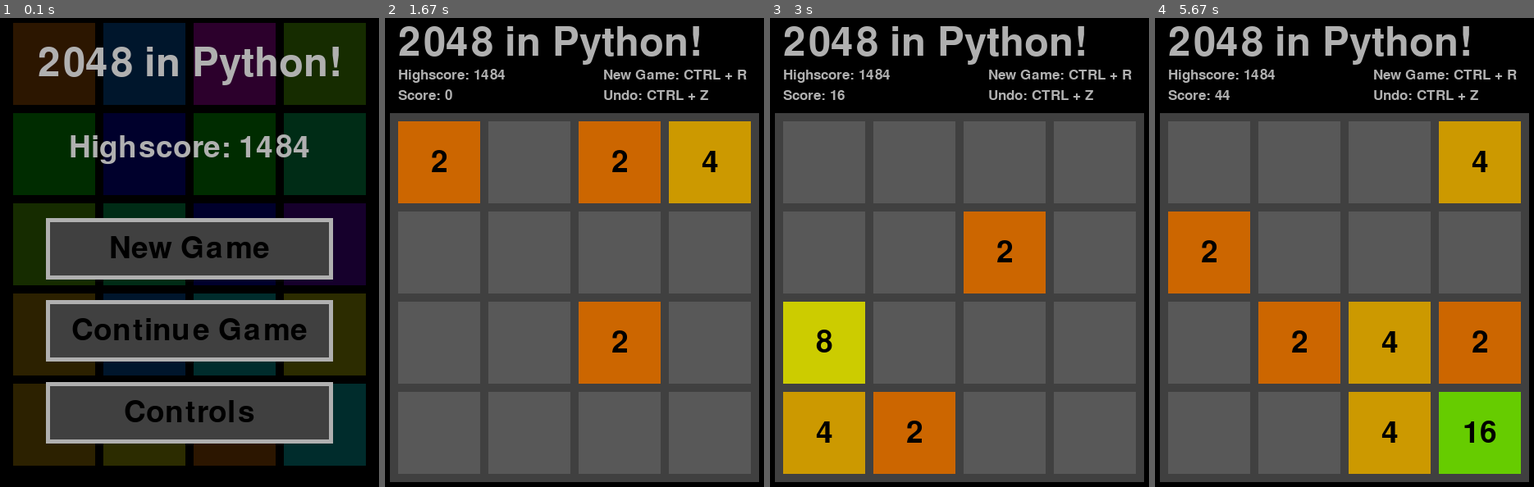
Above: before the commit, frames 1-4 (left to right).
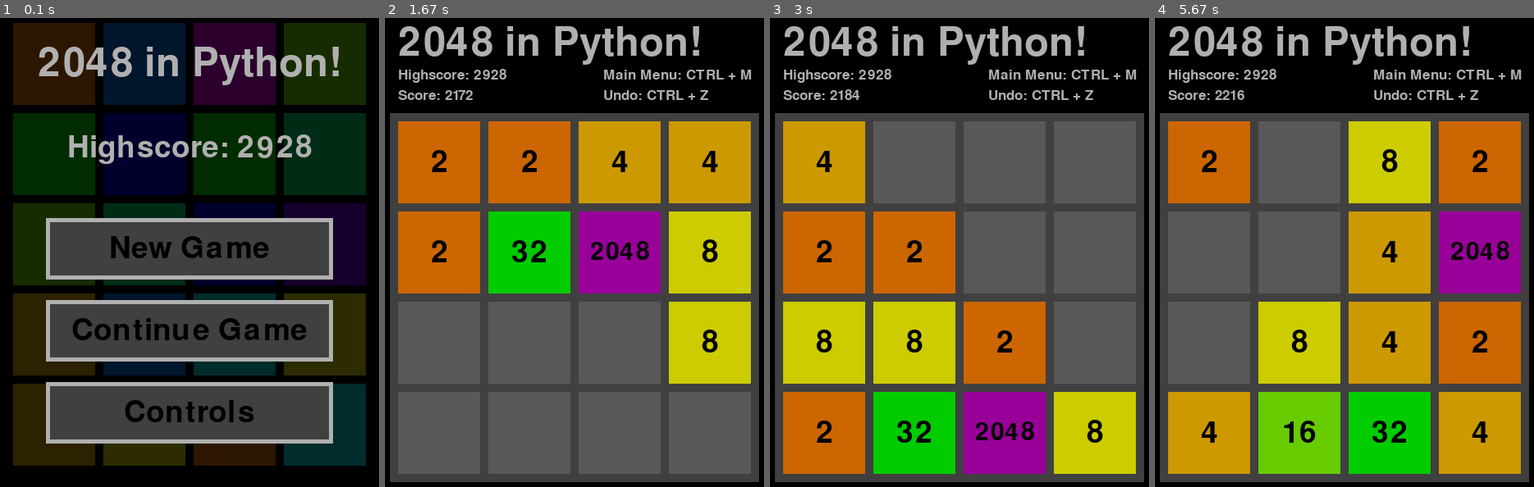
Above: after the commit, the same moments.

Repository: BubbaTLC/Pygame-2048
Game: pygame game, started from main.py
The game is run twice, just before and just after one commit, with the same random seed, the same clock (stepped at 60 frames per second) and the same inputs.
Inputs (mouse positions are in pixels of both pictures, inside the frame that each line leads up to):
- Up to frame 1 (0.1 s): no input
- Up to frame 2 (1.67 s): click "Continue Game" at 0.38 s; click (574, 411) at 0.72 s, where only the run after the commit has a clickable "2"; hold Right 1-1.47 s; move the mouse to (699, 233) at 1.03 s; hold Up from 1.5 s (still down)
- Up to frame 3 (3 s): release Up at 1.8 s; hold Right 1.83-2.3 s; hold Left 2.33-2.87 s; hold Down from 2.9 s (still down)
- Up to frame 4 (5.67 s): release Down at 3.2 s; hold Left 3.23-3.63 s; hold Up 3.67-4.03 s; hold Right 4.07-4.7 s; hold Down 4.73-5.1 s; hold Left 5.13-5.6 s; hold Right from 5.63 s (still down)

The runs differ from the first frame. In frame 1, 1.2% of the frame differs, in the area x 18-83%, y 24-32%; in frame 2, 31%; in frame 3, 38%; in frame 4, 42%, in the area x 3-97%, y 10-98%.

Commit message:
Changed Restart game to main menu page. Fixed game saving and loading bugs. --BC

Diff:
--- a/data/highscore.txt
+++ b/data/highscore.txt
@@ -1 +1 @@
-1484
+2928
--- a/main.py
+++ b/main.py
@@ -20,7 +20,6 @@
 
     def run(self):
         """Run the main event loop."""
-        self.board.read_board()
         activeScene = MenuScene(self.screen, self.board)
         clock = pygame.time.Clock()
 
@@ -32,8 +31,7 @@
             for event in pygame.event.get():
                 if event.type == pygame.QUIT:
                     self.running = False
-                    self.board.write_highscore()
-                    self.board.write_board()
+                    self.board.save_game()
 
                 if not self.running:
                     activeScene.Terminate()
--- a/ui.py
+++ b/ui.py
@@ -31,19 +31,19 @@
         for i in range(len(choice)):
             self.tiles[i] = choice[i]
         np.random.shuffle(self.tiles)
-        # self.tiles[0] = 1024
-        # self.tiles[1] = 1024
+        self.tiles[0] = 1024
+        self.tiles[1] = 1024
 
         self.width = width
         self.height = height
         self.choice = choice
         self.score = score
         self.highscore = 0
-        self.read_highscore()
         self.endTile = endTile
         self.lastScore = score
         self.lastTiles = self.tiles.copy()
         self.endless = False
+        self.read_highscore()
 
     def restart(self):
         self.__init__()
@@ -94,14 +94,12 @@
         """
         if self.endless: # If it is in endless mode
             if self.can_move():
-                self.write_highscore()
                 return False
             else:
                 self.endless = False
                 return True
         else:
             if len(np.where(self.tiles == self.endTile)[0]):
-                self.write_highscore()
                 return True
 
             if self.can_move():
@@ -242,6 +240,7 @@
             line = f.readline()
             f.close()
             self.highscore = int(line)
+            print(f"Read Highscore: {self.highscore}")
         except ValueError:
             self.highscore = 0
 
@@ -249,8 +248,9 @@
         try:
             if self.highscore <= self.score:
                 f = open(file, "wt")
-                f.writelines(f"{self.score}")
+                f.writelines(f"{self.highscore}")
                 f.close()
+                print(f"Wrote Highscore: {self.highscore}")
         except:
             pass
 
@@ -272,6 +272,18 @@
             print(f"Wrote Board {a}")
         except:
             print('Error Saving Board')
+
+    def save_game(self):
+        self.write_highscore()
+        self.write_board()
+
+    def load_game(self):
+        self.read_highscore()
+        self.read_board()
+
+    def continue_game(self):
+        self.tiles = self.lastTiles
+        self.score = self.lastScore
 
 class Text:
     """Create a text object."""
@@ -373,6 +385,7 @@
     def __init__(self, screen, board):
         Scene.__init__(self, screen)
         self.board = board
+        self.board.load_game()
         self.btnNewGame = Button(text="New Game")
         self.btnContinueGame = Button(text="Continue Game")
         self.btnControls = Button(text="Controls")
@@ -381,13 +394,12 @@
         for event in events:
             if (event.type == pygame.MOUSEBUTTONDOWN and event.button == 1):
                 if self.btnNewGame.button_clicked(event):
-                    self.board.lastTiles = self.board.tiles
-                    self.board.lastScore = self.board.score
+                    self.board.restart()
                     self.SwitchToScene(GameScene(self.screen, self.board))
 
                 if self.btnContinueGame.button_clicked(event):
-                    self.board.tiles = self.board.lastTiles
-                    self.board.score = self.board.lastScore
+                    self.board.load_game()
+                    self.board.continue_game()
                     self.SwitchToScene(GameScene(self.screen, self.board))
 
                 if self.btnControls.button_clicked(event):
@@ -432,7 +444,7 @@
             (pygame.K_LEFT):    'self.board.move_left()',
             (pygame.K_RIGHT):   'self.board.move_right()',
             (pygame.K_z, 4160): 'self.board.tiles = self.board.lastTiles.copy()\nself.board.score = self.board.lastScore',
-            (pygame.K_r, 4160): 'self.board.restart()\nself.board.write_board()\nself.board.write_highscore()\n',
+            (pygame.K_m, 4160): 'self.board.save_game()\nself.SwitchToScene(MenuScene(self.screen, self.board))',
             (pygame.K_a, 4161): 'print("ctrl+shift+a")',
         }
 
@@ -440,9 +452,9 @@
         for event in events:
             if event.type == pygame.KEYDOWN:
                 self.do_shortcut(event)
-                self.board.write_highscore()
 
             if self.board.is_game_over():
+                self.board.save_game()
                 self.SwitchToScene(EndScene(self.screen, self.board))
                 if self.board.can_move():
                     self.board.endless = True
@@ -491,7 +503,7 @@
         # Display Controls
         undo = Text(f'Undo: CTRL + Z',pos=((self.WIDTH//2)+35,self.TILE_SIZE), fontcolor=COLORS['LIGHT_GRAY'], fontsize=25)
         undo.draw(self.screen)
-        restart = Text(f'New Game: CTRL + R',pos=((self.WIDTH//2)+35,self.TILE_SIZE-25), fontcolor=COLORS['LIGHT_GRAY'], fontsize=25)
+        restart = Text(f'Main Menu: CTRL + M',pos=((self.WIDTH//2)+35,self.TILE_SIZE-25), fontcolor=COLORS['LIGHT_GRAY'], fontsize=25)
         restart.draw(self.screen)
 
         # Display the Game title
@@ -514,8 +526,10 @@
 
                 if self.board.endless:
                     if self.btnContinue.button_clicked(event):
+                        self.board.save_game()
                         self.SwitchToScene(GameScene(self.screen, self.board))
-                        self.board.write_board()
+
+
 
     def Render(self):
         # Tint the background
@@ -532,13 +546,13 @@
         labels = [lblGameOver,lblScore,lblHighscore]
 
         for i in range(len(labels)):
-            labels[i].center(self.WIDTH//2, (self.HEIGHT//3)+(i*50))
+            labels[i].center(self.WIDTH//2, self.TILE_SIZE+(i*50))
             labels[i].draw(self.screen)
 
         # Display play again button
-        self.btnMainMenu.draw(self.screen, (self.WIDTH//2, (self.HEIGHT//2)+self.TILE_SIZE), width=self.TILE_SIZE*2.5, height=75)
+        self.btnMainMenu.draw(self.screen, (self.WIDTH//2, (self.HEIGHT//2)+self.TILE_SIZE), width=self.TILE_SIZE*3.5, height=75)
         if self.board.endless:
-            self.btnContinue.draw(self.screen, (self.WIDTH//2, (self.HEIGHT//2)+self.TILE_SIZE*2), width=self.TILE_SIZE*2.5, height=75)
+            self.btnContinue.draw(self.screen, (self.WIDTH//2, (self.HEIGHT//2)+self.TILE_SIZE*2), width=self.TILE_SIZE*3.5, height=75)
 
 class ControlsScene(Scene):
     def __init__(self, screen, board):
@@ -567,12 +581,12 @@
         # Display game over text
         labels = ["[ W | Up-Arrow ] = Move Up", "[ S | Down-Arrow ] = Move Down",
                     "[ A | Left-Arrow ] = Move Left", "[ D | Right-Arrow ] = Move Right",
-                    "[ CTRL + Z ] = Undo", "[ CTRL + R ] = Restart"]
+                    "[ CTRL + Z ] = Undo", "[ CTRL + M ] = Main Menu"]
         # "[ CTRL + SHIFT + A ] = Auto"
         for line in range(len(labels)):
             label = Text(labels[line], fontcolor=COLORS['LIGHT_GRAY'], fontsize=25)
             label.center(self.WIDTH//2, (self.HEIGHT//3)+(line*25))
             label.draw(self.screen)
 
-        # Display play again button
+        # Display main menu button
         self.btnMainMenu.draw(self.screen, (self.WIDTH//2, (self.HEIGHT//2)+self.TILE_SIZE*2), width=self.TILE_SIZE*3.5, height=75)
Binary file changed: data/save.npy
